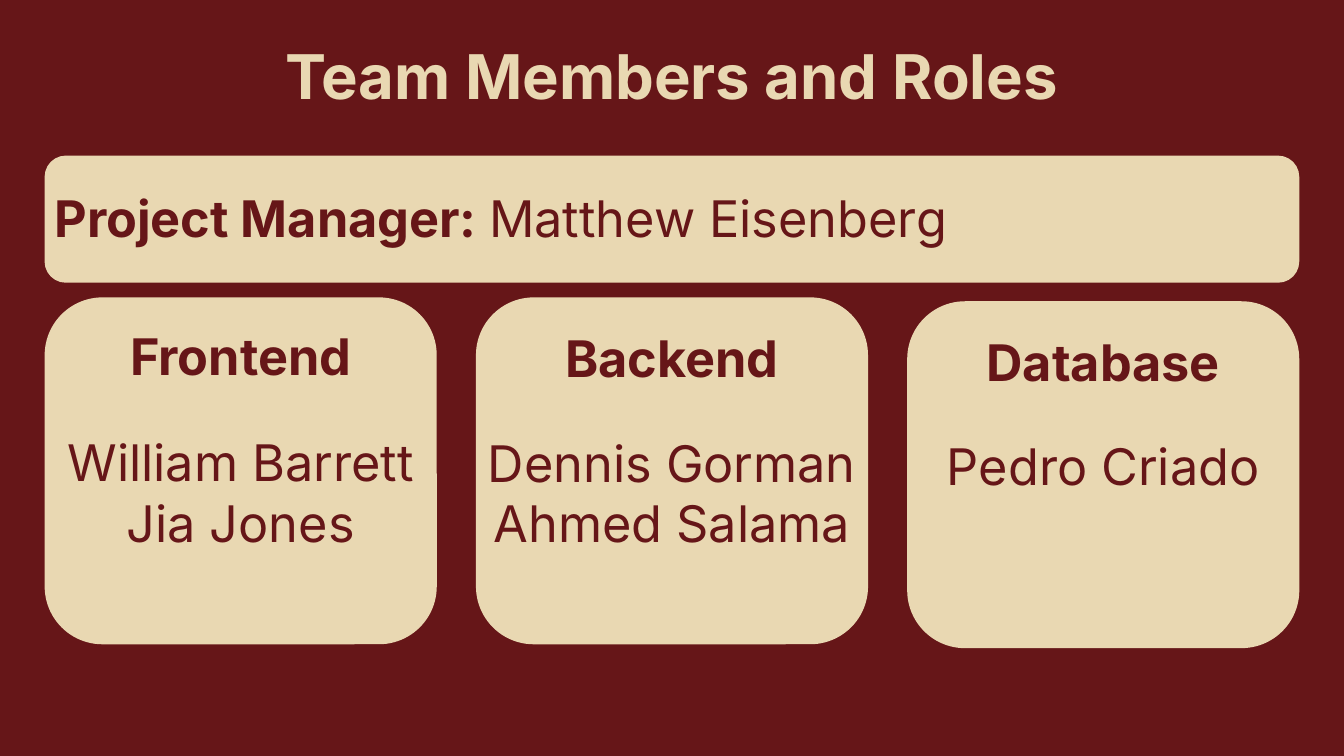
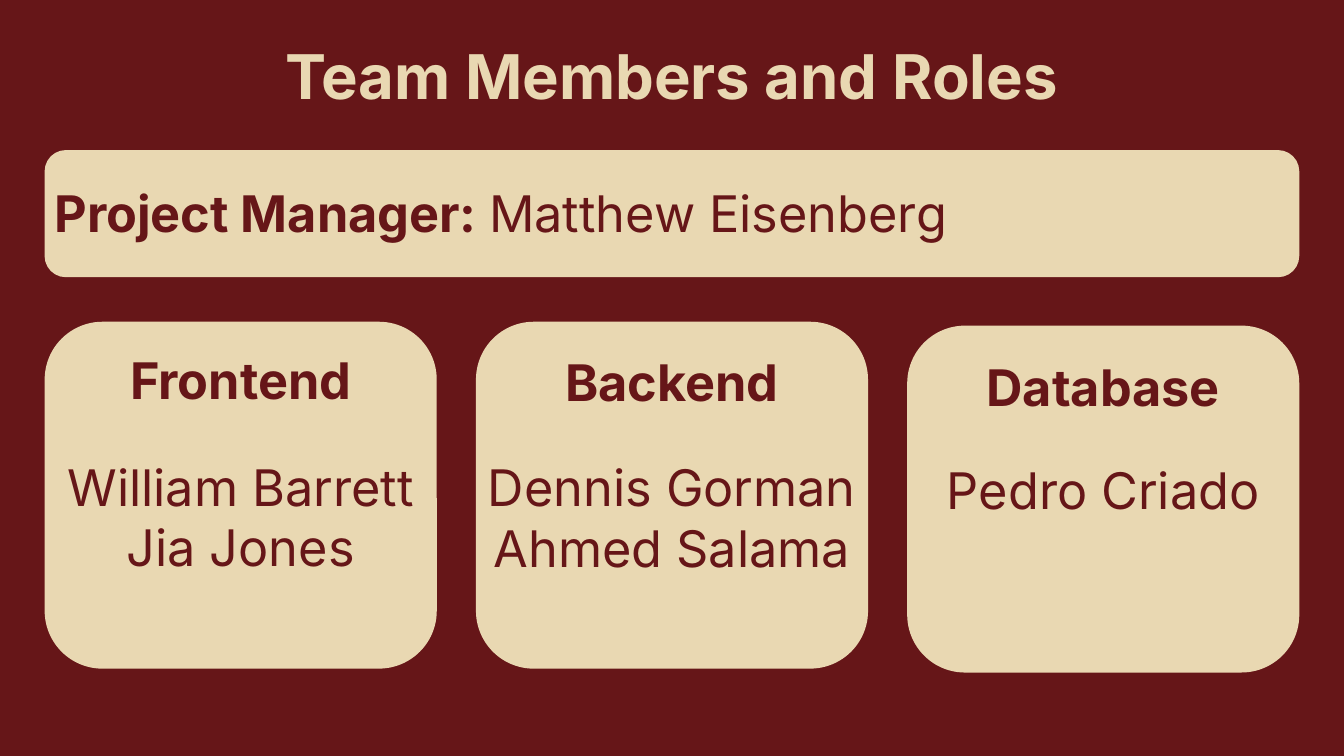
Before and after one commit to matt11matthew/ContactManager, a slide deck: slide 2 of Presentation/Contact Manager Presentation.pptx. Drawn at 1344x756 pixels with LibreOffice and Linux fonts; fonts in the diff are those of the drawing. Boxes give left, top, right and bottom in pixels: in the first picture for what was removed or moved away, otherwise in the second. Text is boxed around its words. In the diff, an @@ line names an element or a change of style, - is before the commit and + after.

```diff
--- a/Presentation/Contact Manager Presentation.pptx
+++ b/Presentation/Contact Manager Presentation.pptx
@@ text "Project Manager: Matthew Eisenberg": place and size @@
-text "Project Manager: Matthew Eisenberg" at bbox=[55, 198, 947, 248]
+text "Project Manager: Matthew Eisenberg" at bbox=[55, 193, 947, 242]
@@ rounded rectangle: place and size @@
-rounded rectangle at bbox=[44, 155, 1300, 282]
+rounded rectangle at bbox=[44, 150, 1300, 277]
@@ 6 texts, 3 rounded rectangles: place and size @@
-6 texts, 3 rounded rectangles at bbox=[44, 297, 1300, 648]
+6 texts, 3 rounded rectangles at bbox=[44, 322, 1300, 673]
```
Also in this commit, not shown: 1 other slide changed, 1 other file.
